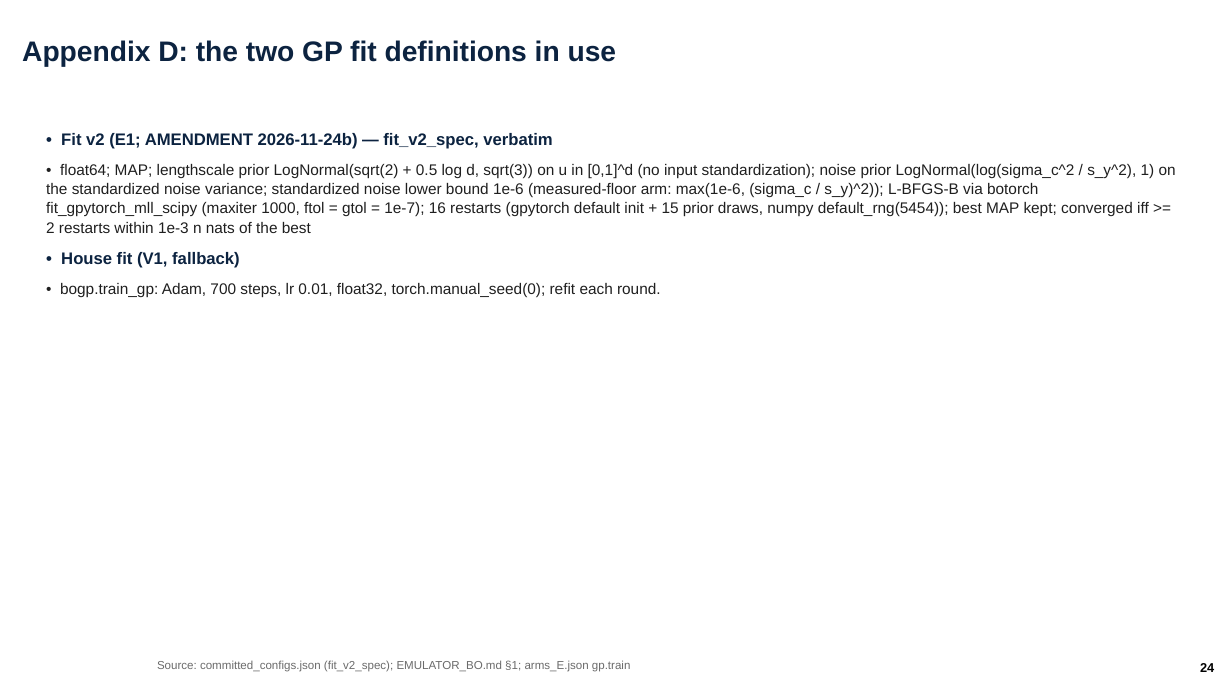
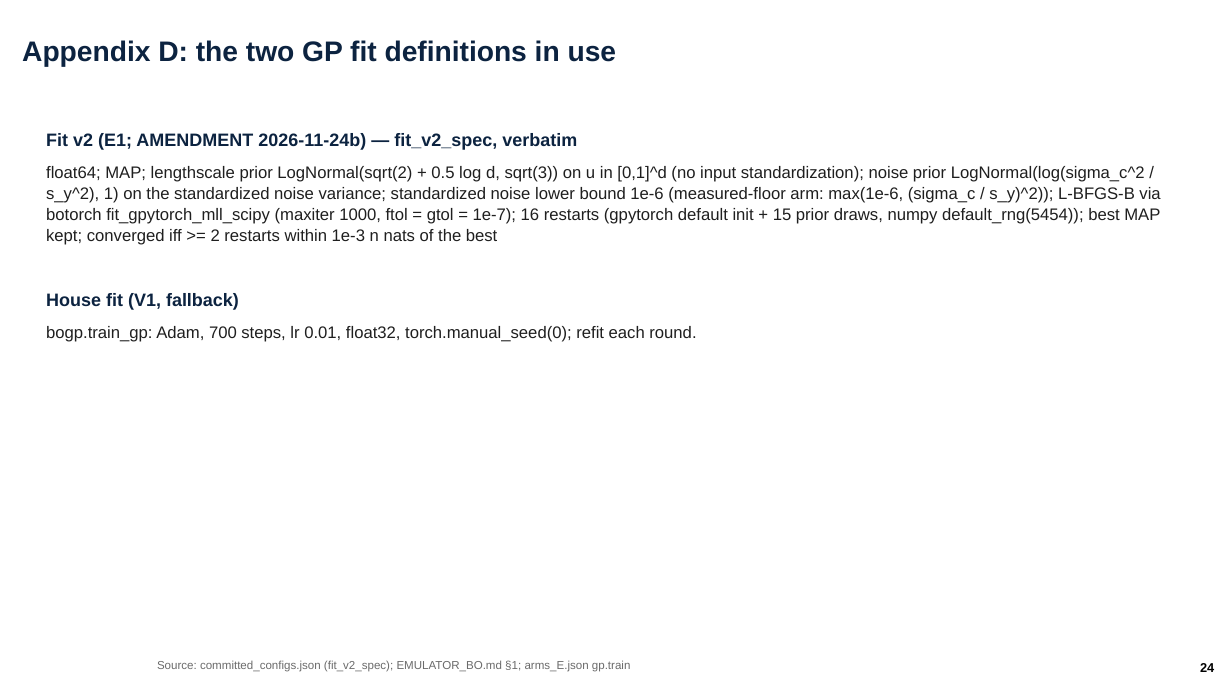
Before and after one commit to ylu283/RTS-GMLC, a slide deck: slide 24 of trial_0826/ercot/analysis/pi_overnight_1124/ercot_overnight.pptx. Drawn at 1232x693 pixels with LibreOffice and Linux fonts; fonts in the diff are those of the drawing; background and template pictures are left out. Boxes give left, top, right and bottom in pixels: in the first picture for what was removed or moved away, otherwise in the second. Text is boxed around its words. In the diff, an @@ line names an element or a change of style, - is before the commit and + after.

```diff
--- a/trial_0826/ercot/analysis/pi_overnight_1124/ercot_overnight.pptx
+++ b/trial_0826/ercot/analysis/pi_overnight_1124/ercot_overnight.pptx
@@ text at [46, 133, 1160, 342]: text changed; size 12 to 13 pt @@
-• Fit v2 (E1; AMENDMENT 2026-11-24b) — fit_v2_spec, verbatim
-• float64; MAP; lengthscale prior LogNormal(sqrt(2) + 0.5 log d, sqrt(3)) on u in [0,1]^d (no input standardization); noise prior LogNormal(log(sigma_c^2 / s_y^2), 1) on the standardized noise variance; standardized noise lower bound 1e-6 (measured-floor arm: max(1e-6, (sigma_c / s_y)^2)); L-BFGS-B via botorch fit_gpytorch_mll_scipy (maxiter 1000, ftol = gtol = 1e-7); 16 restarts (gpytorch default init + 15 prior draws, numpy default_rng(5454)); best MAP kept; converged iff >= 2 restarts within 1e-3 n nats of the best
-• House fit (V1, fallback)
-• bogp.train_gp: Adam, 700 steps, lr 0.01, float32, torch.manual_seed(0); refit each round.
+Fit v2 (E1; AMENDMENT 2026-11-24b) — fit_v2_spec, verbatim
+float64; MAP; lengthscale prior LogNormal(sqrt(2) + 0.5 log d, sqrt(3)) on u in [0,1]^d (no input standardization); noise prior LogNormal(log(sigma_c^2 / s_y^2), 1) on the standardized noise variance; standardized noise lower bound 1e-6 (measured-floor arm: max(1e-6, (sigma_c / s_y)^2)); L-BFGS-B via botorch fit_gpytorch_mll_scipy (maxiter 1000, ftol = gtol = 1e-7); 16 restarts (gpytorch default init + 15 prior draws, numpy default_rng(5454)); best MAP kept; converged iff >= 2 restarts within 1e-3 n nats of the best
+House fit (V1, fallback)
+bogp.train_gp: Adam, 700 steps, lr 0.01, float32, torch.manual_seed(0); refit each round.
```
Also in this commit, not shown: 10 other slides changed, 3 other files.
